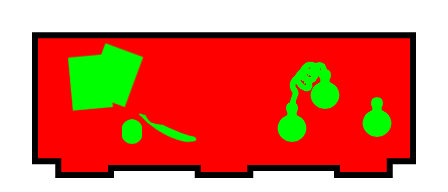
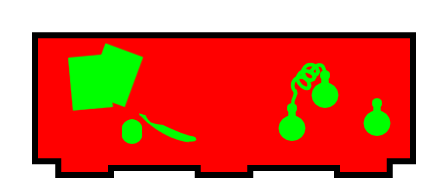
Layer changes from the first 448 × 192 image to the second:
painted on "Group 17 Merged" over [277, 61, 392, 142]
